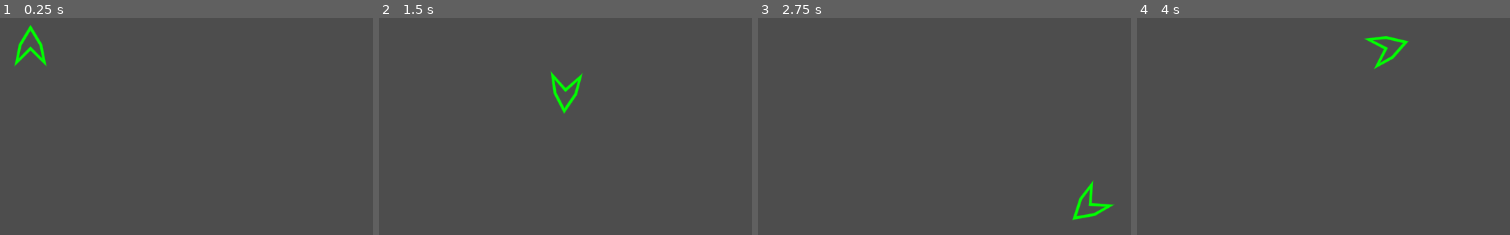
Above: before the commit, frames 1-4 (left to right).
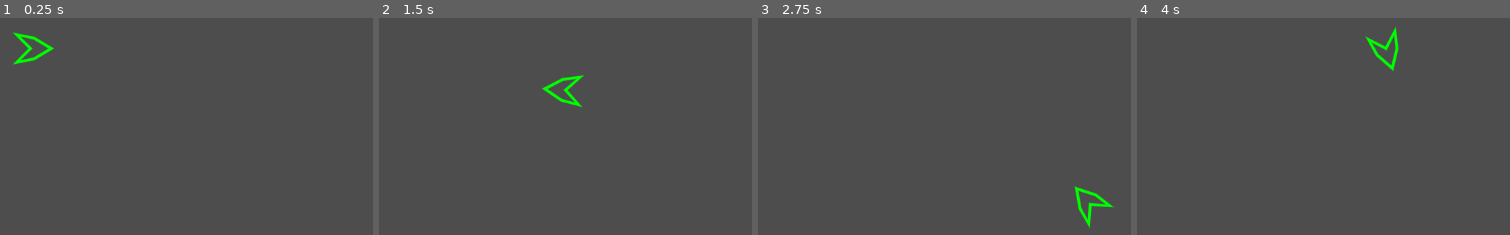
Above: after the commit, the same moments.

Repository: hacklish/spacegame
Game: Godot game, scene res://game_world.tscn
Two runs of this game, one before a commit and one after it. Both use one fixed random seed, a clock stepped at 60 frames per second and the inputs below.
Inputs (mouse positions are in pixels of both pictures, inside the frame that each line leads up to):
- Up to frame 1 (0.25 s): no input
- Up to frame 2 (1.5 s): tap Enter at 0.5 s; move the mouse to (584, 26) at 0.52 s; hold D (MOVE_RIGHT) 0.53-1.28 s; move the mouse to (outside the picture) at 1.27 s; hold S (MOVE_DOWN) from 1.28 s (still down)
- Up to frame 3 (2.75 s): move the mouse to (outside the picture) at 2.02 s; release S (MOVE_DOWN) at 2.03 s; hold D (MOVE_RIGHT) from 2.03 s (still down)
- Up to frame 4 (4 s): move the mouse to (outside the picture) at 2.77 s; release D (MOVE_RIGHT) at 2.78 s; hold W (MOVE_UP) 2.78-3.53 s; move the mouse to (1405, 115) at 3.52 s; hold A (MOVE_LEFT) from 3.53 s (still down)

The runs differ from the first frame. In frame 1, 0.7% of the frame differs, in the area x 3-15%, y 3-23%; in frame 2, 0.7%; in frame 3, 0.7%; in frame 4, 0.7%.

Commit message:
game: fix player ship rotation
Since on screen coordinates are working a bit differently,
it is best to rotate sprites 90 degrees, to prevent rotations
and directional errors, polygon had switched X and Y coordinates
(plus sign flip due to reverse Y scale on screen).

Ship now aims to mouse cursor nicely

Diff:
--- a/PlayerBody.gd
+++ b/PlayerBody.gd
@@ -7,13 +7,13 @@
 
 func _draw():
 	var polygon = [
-					Vector2(0, -30),
-					Vector2(15, -5),
-					Vector2(20, 20),
+					Vector2(30, 0),
+					Vector2(5, 15),
+					Vector2(-20, 20),
 					Vector2(0, 0),
-					Vector2(-20, 20),
-					Vector2(-15, -5),
-					Vector2(0, -30),
+					Vector2(-20, -20),
+					Vector2(5, -15),
+					Vector2(30, 0),
 				]
 
 	draw_polyline(polygon, color, width, antialiasing)
